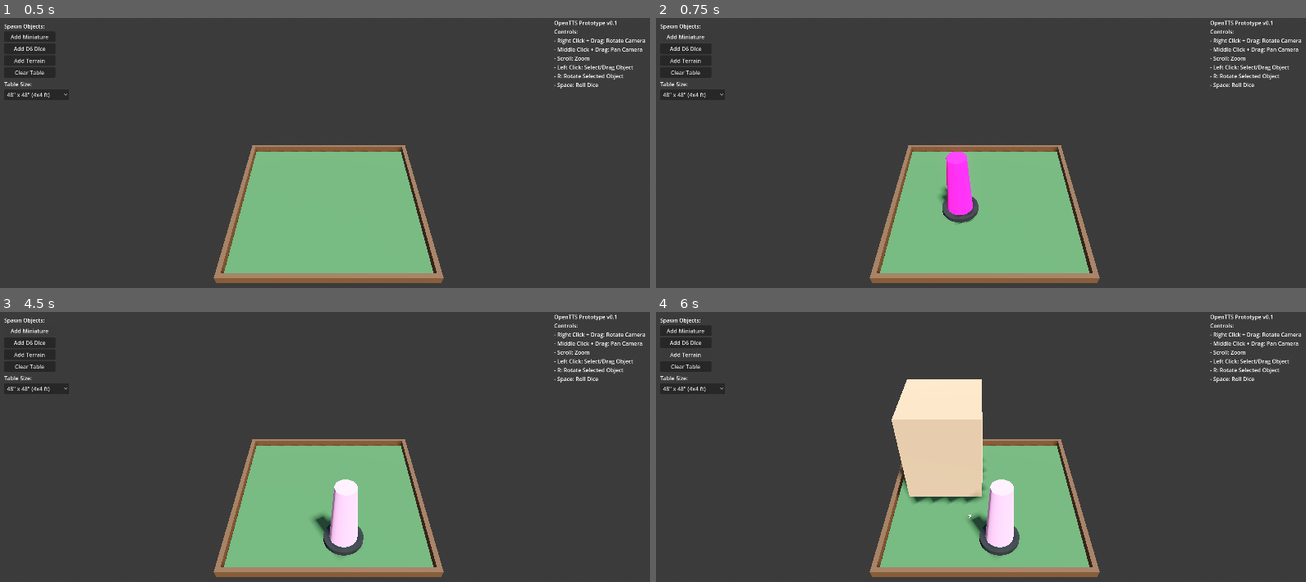
Above: before the commit, frames 1-4 (two rows, left to right).
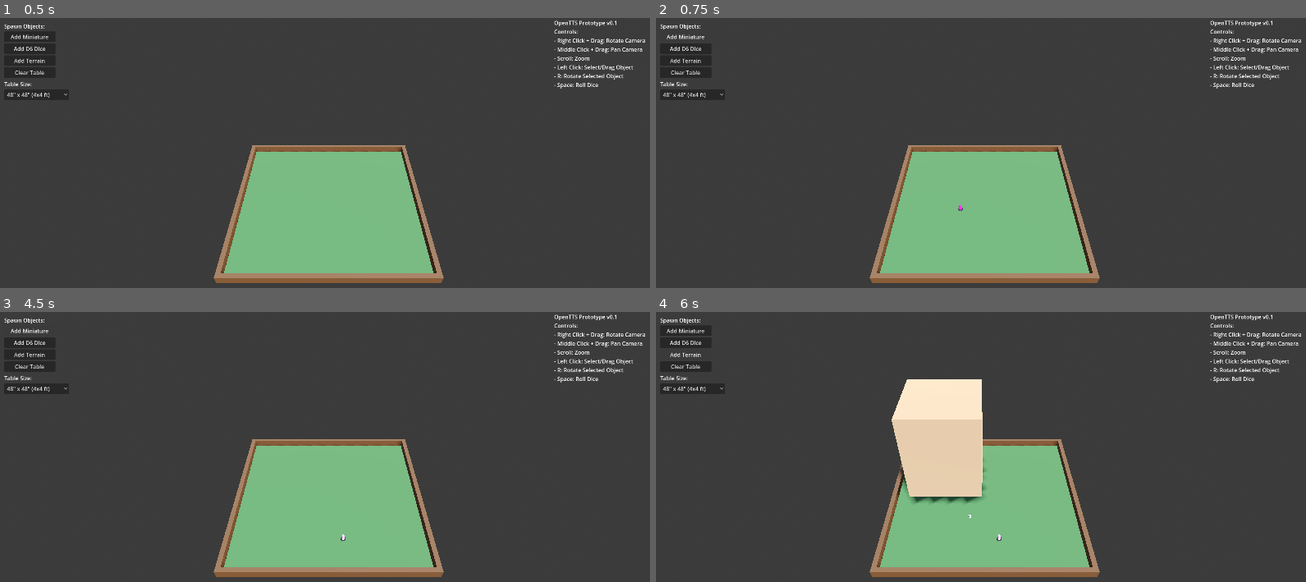
Above: after the commit, the same moments.

Repository: DutchMaxwell/Niemandsland
Game: Godot game, scene res://scenes/main.tscn
The game is run twice, just before and just after one commit, with the same random seed, the same clock (stepped at 60 frames per second) and the same inputs.
Inputs:
- Up to frame 1 (0.5 s): no input
- Up to frame 2 (0.75 s): click "Add Miniature" at 0.5 s
- Up to frame 3 (4.5 s): click "Add D6 Dice" at 1.25 s; click "Add Terrain" at 2 s; click "Clear Table" at 2.75 s; click "48' x 48' (4x4 ft)" at 3.5 s; click "Add Miniature" at 4.25 s
- Up to frame 4 (6 s): click "Add D6 Dice" at 5 s; click "Add Terrain" at 5.75 s

Frame 1 is identical in both runs. In frame 2, 1.1% of the frame differs, in the area x 43-50%, y 49-77%; in frame 3, 1.3%; in frame 4, 1.4%, in the area x 48-56%, y 62-91%.

Commit message:
Balance dice physics and set miniature size to 32mm
Physics adjustments (middle ground):
- Dice bounce: 0.25 (was 0.15)
- Dice friction: 0.7 (was 0.8)
- Linear damping: 0.3 (was 0.5)
- Angular damping: 0.5 (was 1.0)
- Roll velocities increased for more natural feel
- Table bounce: 0.2 (was 0.1)
- Table friction: 0.7 (was 0.9)

Miniature size:
- Height: 32mm (was 400mm)
- Base diameter: 32mm (was 240mm)
- Base thickness: 3mm (was 30mm)

Diff:
--- a/scripts/object_manager.gd
+++ b/scripts/object_manager.gd
@@ -16,9 +16,9 @@
 var _object_counter: int = 0
 
 # Preload resources (will be scenes in full version)
-# Using larger scale for visibility (1 unit ≈ 10cm for good visuals)
-const MINIATURE_HEIGHT: float = 0.4  # ~4cm visual height
-const MINIATURE_RADIUS: float = 0.12  # ~25mm base scaled up for visibility
+# Standard wargaming miniature sizes
+const MINIATURE_HEIGHT: float = 0.032  # 32mm height
+const MINIATURE_RADIUS: float = 0.016  # 32mm diameter base (16mm radius)
 
 
 func _ready() -> void:
@@ -150,15 +150,17 @@
 	mini.add_to_group("selectable")
 	mini.add_to_group("miniature")
 
+	var base_height = 0.003  # 3mm base thickness
+
 	# Create base (circular)
 	var base_mesh = CylinderMesh.new()
 	base_mesh.top_radius = MINIATURE_RADIUS
 	base_mesh.bottom_radius = MINIATURE_RADIUS
-	base_mesh.height = 0.03  # Thicker base
+	base_mesh.height = base_height
 
 	var base_instance = MeshInstance3D.new()
 	base_instance.mesh = base_mesh
-	base_instance.position.y = 0.015
+	base_instance.position.y = base_height / 2
 
 	var base_material = StandardMaterial3D.new()
 	base_material.albedo_color = Color(0.1, 0.1, 0.1)
@@ -167,13 +169,13 @@
 
 	# Create simple model (cylinder as placeholder)
 	var model_mesh = CylinderMesh.new()
-	model_mesh.top_radius = MINIATURE_RADIUS * 0.5
-	model_mesh.bottom_radius = MINIATURE_RADIUS * 0.7
+	model_mesh.top_radius = MINIATURE_RADIUS * 0.4
+	model_mesh.bottom_radius = MINIATURE_RADIUS * 0.6
 	model_mesh.height = MINIATURE_HEIGHT
 
 	var model_instance = MeshInstance3D.new()
 	model_instance.mesh = model_mesh
-	model_instance.position.y = MINIATURE_HEIGHT / 2 + 0.03  # Above base
+	model_instance.position.y = MINIATURE_HEIGHT / 2 + base_height  # Above base
 
 	var model_material = StandardMaterial3D.new()
 	model_material.albedo_color = Color(randf(), randf(), randf())  # Random color
@@ -188,9 +190,9 @@
 	var collision = CollisionShape3D.new()
 	var shape = CylinderShape3D.new()
 	shape.radius = MINIATURE_RADIUS
-	shape.height = MINIATURE_HEIGHT + 0.03  # Include base
+	shape.height = MINIATURE_HEIGHT + base_height
 	collision.shape = shape
-	collision.position.y = (MINIATURE_HEIGHT + 0.03) / 2
+	collision.position.y = (MINIATURE_HEIGHT + base_height) / 2
 	mini.add_child(collision)
 
 	# Set collision layers
@@ -219,9 +221,9 @@
 	dice.collision_mask = 1
 	dice.physics_material_override = _create_dice_physics_material()
 
-	# Add damping to prevent wild bouncing
-	dice.linear_damp = 0.5
-	dice.angular_damp = 1.0
+	# Add damping to prevent wild bouncing (balanced values)
+	dice.linear_damp = 0.3
+	dice.angular_damp = 0.5
 
 	# Continuous collision detection for small fast objects
 	dice.continuous_cd = true
@@ -278,8 +280,8 @@
 
 func _create_dice_physics_material() -> PhysicsMaterial:
 	var mat = PhysicsMaterial.new()
-	mat.bounce = 0.15  # Reduced bounce - dice shouldn't bounce too much
-	mat.friction = 0.8  # Higher friction to stop rolling faster
+	mat.bounce = 0.25  # Balanced bounce
+	mat.friction = 0.7  # Balanced friction
 	return mat
 
 
@@ -457,17 +459,17 @@
 
 	for dice in _dice_list:
 		if is_instance_valid(dice):
-			# Apply random force and torque - reduced for small 16mm dice
+			# Apply random force and torque - balanced for 16mm dice
 			dice.freeze = false
 			dice.linear_velocity = Vector3(
-				randf_range(-0.3, 0.3),
-				randf_range(0.2, 0.5),  # Small hop
-				randf_range(-0.3, 0.3)
+				randf_range(-0.5, 0.5),
+				randf_range(0.3, 0.8),  # Moderate hop
+				randf_range(-0.5, 0.5)
 			)
 			dice.angular_velocity = Vector3(
-				randf_range(-8, 8),
-				randf_range(-8, 8),
-				randf_range(-8, 8)
+				randf_range(-12, 12),
+				randf_range(-12, 12),
+				randf_range(-12, 12)
 			)
 
 	# Wait for dice to settle, then read results
--- a/scripts/table.gd
+++ b/scripts/table.gd
@@ -23,10 +23,10 @@
 	collision_layer = 1
 	collision_mask = 1
 
-	# Physics material for table surface
+	# Physics material for table surface (balanced values)
 	var table_physics = PhysicsMaterial.new()
-	table_physics.friction = 0.9  # High friction to slow dice
-	table_physics.bounce = 0.1  # Low bounce
+	table_physics.friction = 0.7  # Balanced friction
+	table_physics.bounce = 0.2  # Slight bounce
 	physics_material_override = table_physics
 
 
